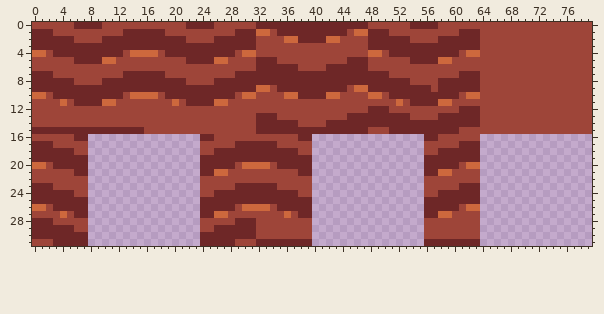
Sprite sheet: Assets/Sprites/New Sprites/ground_walls.png. The picture above was drawn from the file before the commit.
The file is 80x32 pixels.
New version:
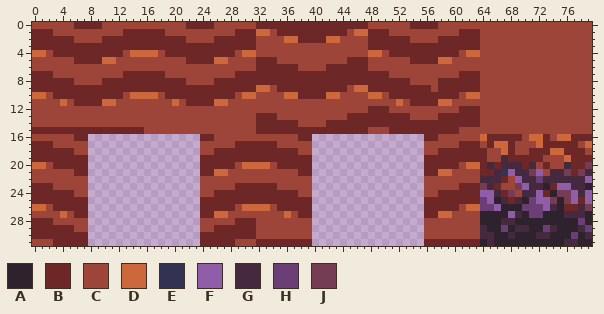
Palette (. is transparent): A #2e222f  B #6e2727  C #9e4539  D #cd683d  E #323353  F #905ea9  G #45293f  H #6b3e75  J #753c54
From old to new:
@@ x 62..79 @@
 15 CCCCCCCCCCCCCCCCCC
-16 CC................
-17 BB................
-18 BB................
-19 BB................
-20 DD................
-21 CC................
-22 CC................
-23 BB................
-24 BB................
-25 BB................
-26 DD................
-27 CC................
-28 CC................
-29 CC................
-30 CC................
-31 BB................
+16 CCDBBBBBCDDBCDDBBB
+17 BBCBDDBCCCDBBBBBCD
+18 BBBCCDBCCBBBDDBBBC
+19 BBBCCGBBBBBCCCDBBB
+20 DDBGBGGGBGCBCCGBBJ
+21 CCBBGEFGGJFCGGJBJG
+22 CCGGGBCFGGHGGGGGGF
+23 BBJGBCCJFGGABFFGGA
+24 BBFFGBJCGGFBAJJFGF
+25 BBHFAGBGAHFFJAJFBF
+26 DDHHFAAAHHHFGABBGJ
+27 CCAAAAFGAHHAAAGGGA
+28 CCAAAGGAAAAAAAAAHA
+29 CCGAAHAGGAAHGAAAGH
+30 CCGGAAGAAAGGAAAHAG
+31 BBAGAAAAAAAAAAGGAA
Changed places in both pictures, as pixel boxes (x1, y1, x2, y2):
added: (480, 134, 592, 246)
